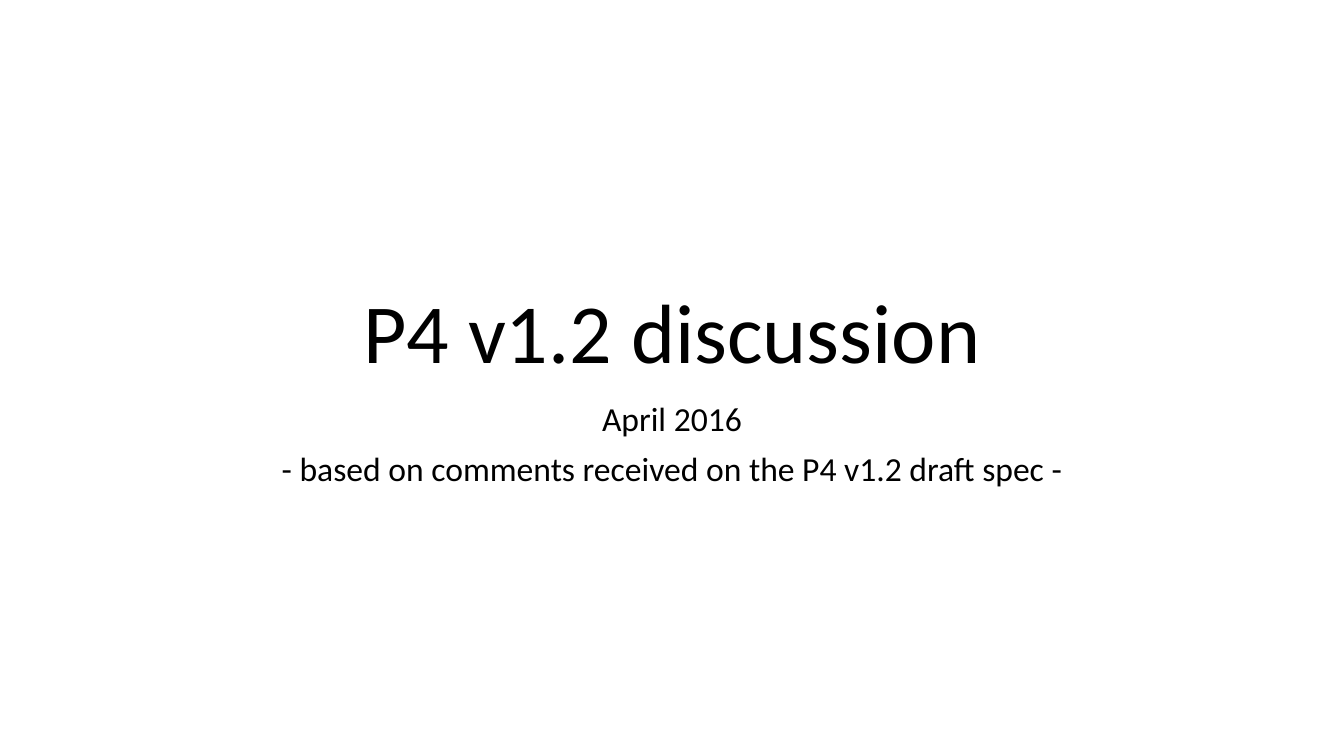
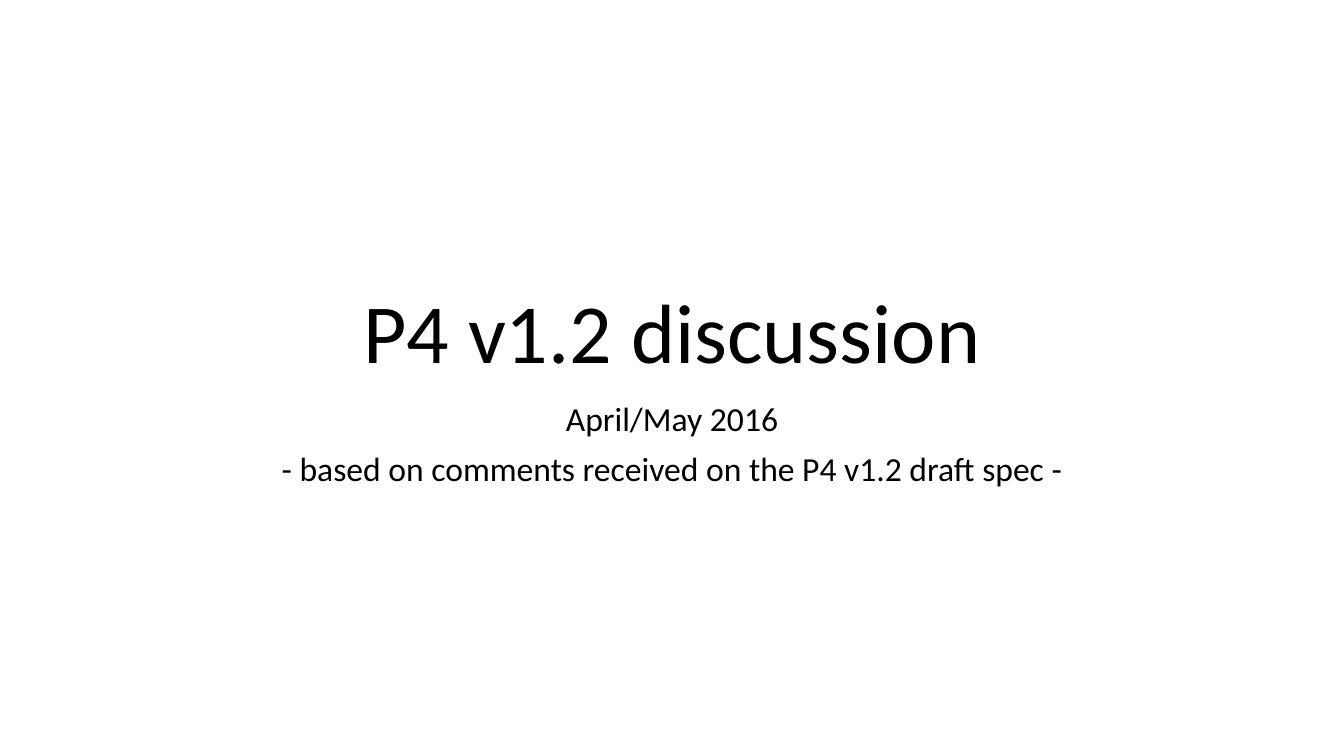
Before and after one commit to p4lang/p4-spec, a slide deck: slide 1 of v1.2/spec/v12-discussion.pptx. Drawn at 1344x756 pixels with LibreOffice and Linux fonts; fonts in the diff are those of the drawing. Boxes give left, top, right and bottom in pixels: in the first picture for what was removed or moved away, otherwise in the second. Text is boxed around its words. In the diff, an @@ line names an element or a change of style, - is before the commit and + after.

```diff
--- a/v1.2/spec/v12-discussion.pptx
+++ b/v1.2/spec/v12-discussion.pptx
@@ subtitle at bbox=[566, 407, 778, 437]: text changed @@
-April 2016
+April/May 2016
```
Also in this commit, not shown: 6 other slides changed, 2 other files.
